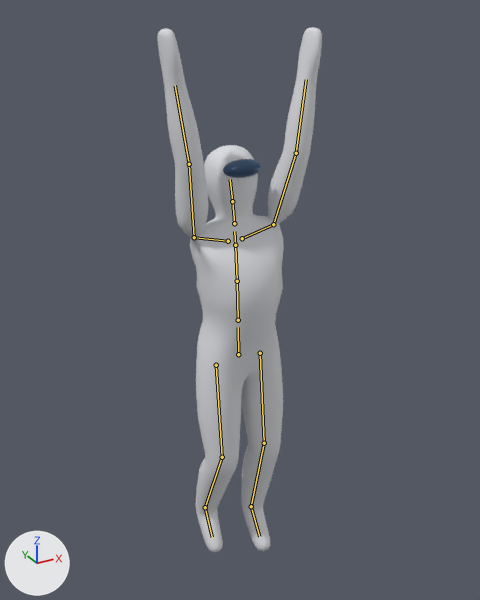
What one commit did to the FBX model Assets/Models/CharacterModels/Mannequin/Mannequin.fbx.
Rendered twice from a 50 mm lens placed at (-1.11, -2.04, 2.2), pointed at (0.0, -0.01, 1.19). The lights are fixed; the arrows at lower left show +X, +Y and +Z. The picture after the commit comes second. Both versions are drawn at frame 31 of the action 'Armature|Hang'; the numbers are the values there. The bones that change, and the others that lie on the model, are drawn over the model as lines.

In view in the first picture: 'Body'.
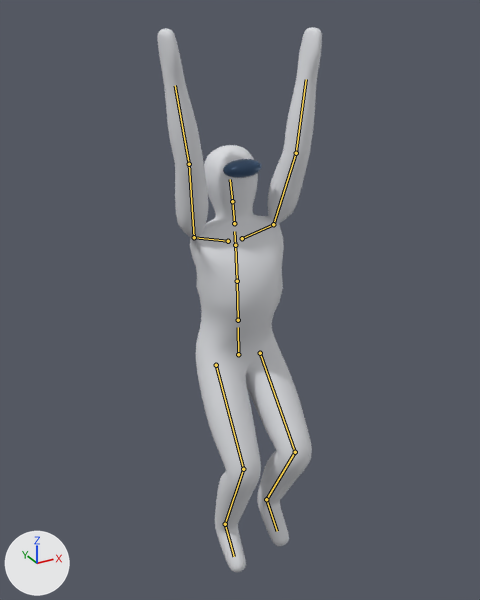
Where the change shows, as pixel boxes (x1, y1, x2, y2) in the pictures (480 x 600 px):
'Body', posed
    before: (158, 27, 322, 552)
    after: (158, 27, 322, 573)
bone 'LeftUpperLeg', root to tip
    before: (260, 353) to (264, 443)
    after: (260, 353) to (295, 452)
bone 'LeftLowerLeg', root to tip
    before: (264, 443) to (251, 506)
    after: (295, 452) to (266, 499)
bone 'LeftFoot', root to tip
    before: (251, 506) to (259, 536)
    after: (266, 499) to (277, 531)
bone 'RightUpperLeg', root to tip
    before: (216, 365) to (222, 457)
    after: (216, 365) to (243, 469)
bone 'RightLowerLeg', root to tip
    before: (222, 457) to (205, 507)
    after: (243, 469) to (225, 524)
bone 'RightFoot', root to tip
    before: (205, 507) to (212, 537)
    after: (225, 524) to (234, 556)

The edits, one by one:
Bone 'LeftUpperLeg' (bone_leftupperleg) turns from (6, 0, 0) to (42, 0, 0) degrees about its own x, y and z.
Bone 'LeftLowerLeg' (bone_leftlowerleg) turns from (-20, 0, 0) to (-70, 0, 0) degrees about its own x, y and z.
Bone 'LeftFoot' (bone_leftfoot) turns from (-22, 0, 0) to (-2, 0, 0) degrees about its own x, y and z.
Bone 'RightUpperLeg' (bone_rightupperleg) turns from (6, 0, 0) to (33, 0, 0) degrees about its own x, y and z.
Bone 'RightLowerLeg' (bone_rightlowerleg) turns from (-30, 0, 0) to (-55, 0, 0) degrees about its own x, y and z.
Bone 'RightFoot' (bone_rightfoot) turns from (-18, 0, 0) to (-12, 0, 0) degrees about its own x, y and z.
